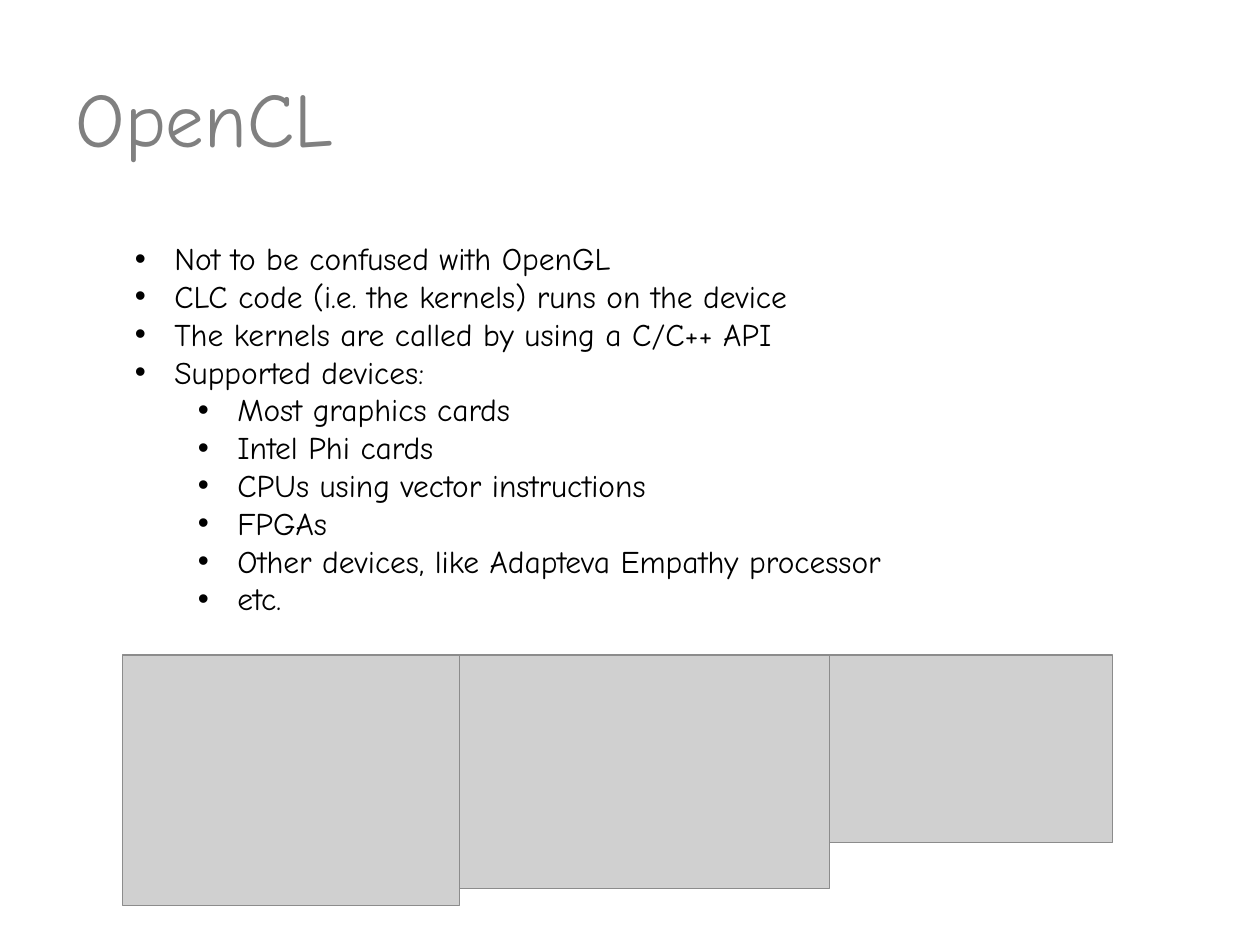
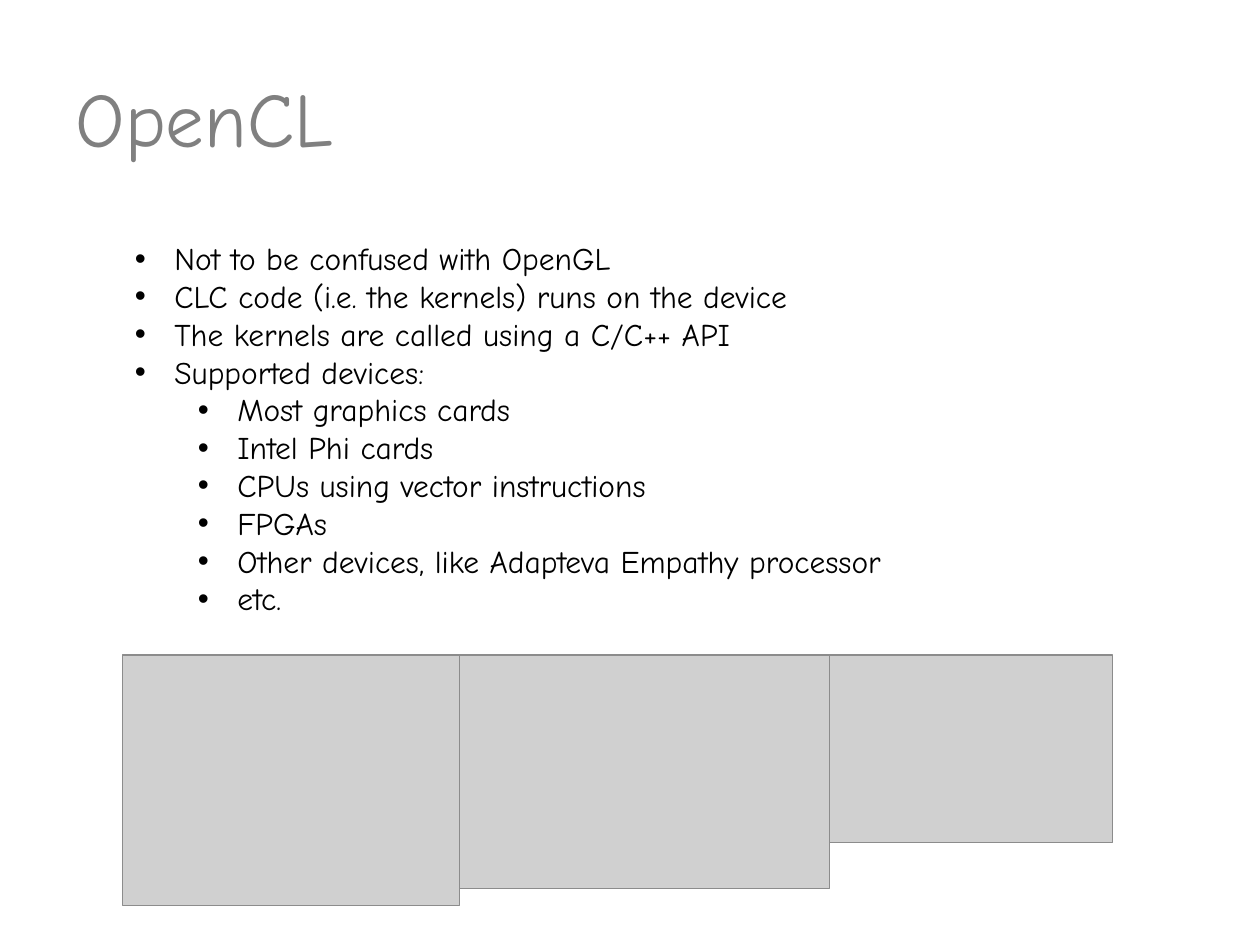
Before and after one commit to valdisxp1/scalaCL-chisel-presentation, a slide deck: slide 2 of ScalaCL_Chissel.pptx. Drawn at 1260x945 pixels with LibreOffice and Linux fonts; fonts in the diff are those of the drawing; grey boxes stand for pictures. Boxes give left, top, right and bottom in pixels: in the first picture for what was removed or moved away, otherwise in the second. Text is boxed around its words. In the diff, an @@ line names an element or a change of style, - is before the commit and + after.

```diff
--- a/ScalaCL_Chissel.pptx
+++ b/ScalaCL_Chissel.pptx
@@ text at box(174, 324, 730, 352): text changed @@
-• The kernels are called by using a C/C++ API
+• The kernels are called using a C/C++ API
```
Also in this commit, not shown: 1 other slide changed.
